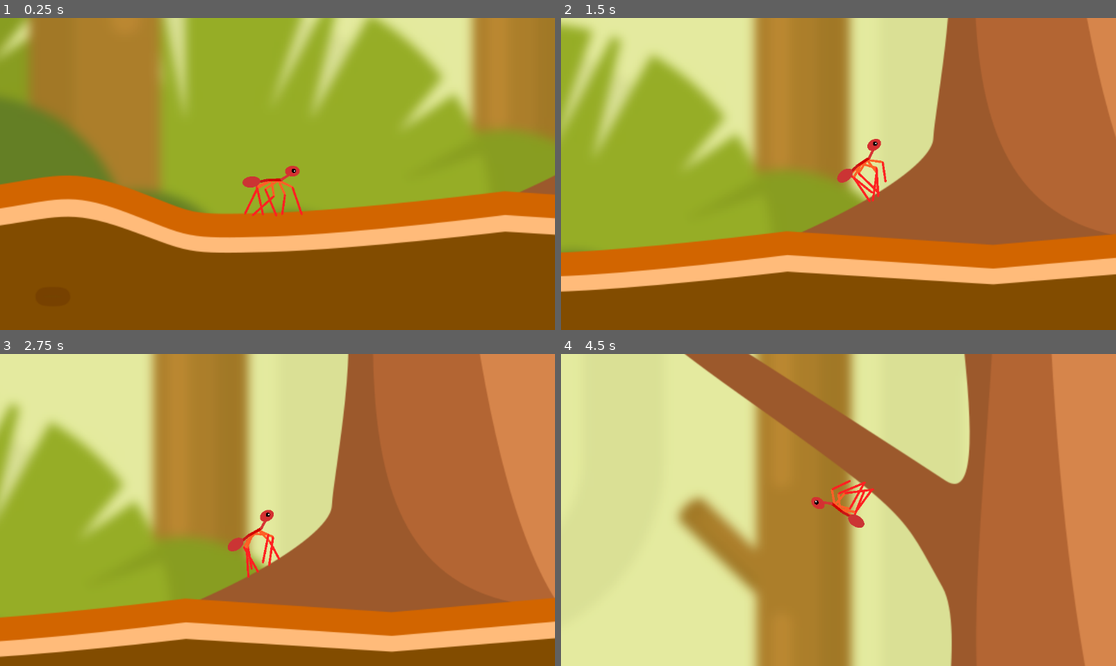
Above: before the commit, frames 1-4 (two rows, left to right).
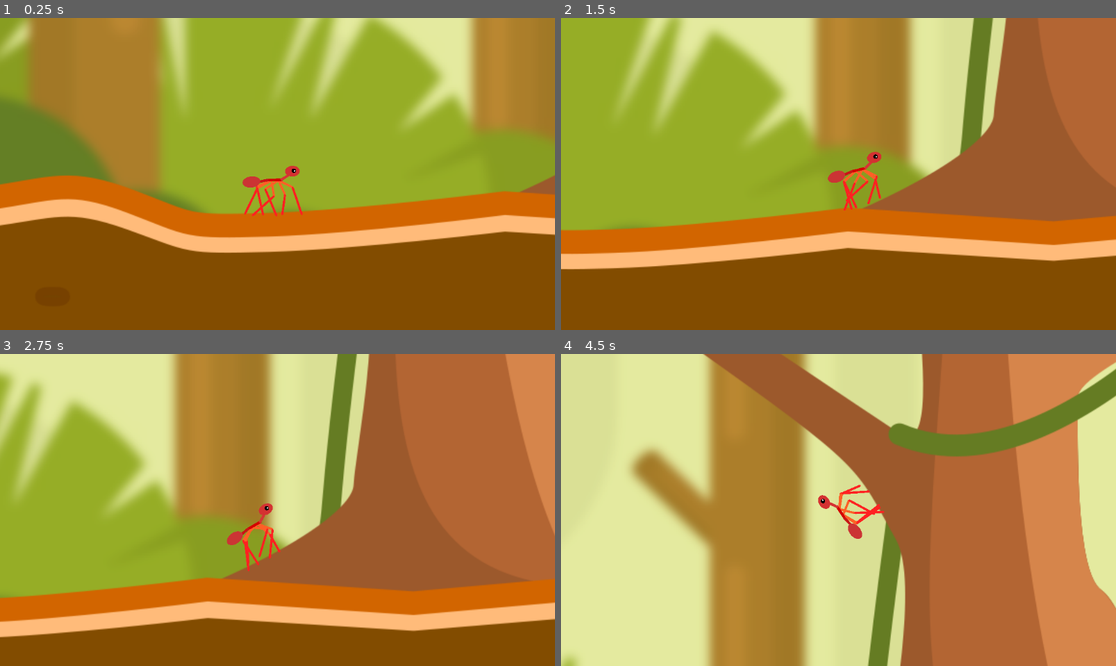
Above: after the commit, the same moments.

Repository: haseebzeeshan2010/Ant_Worlds
Game: Godot game, scene res://ant_scene.tscn
The game is run twice, just before and just after one commit, with the same random seed, the same clock (stepped at 60 frames per second) and the same inputs.
Inputs:
- Up to frame 1 (0.25 s): no input
- Up to frame 2 (1.5 s): tap Enter (ui_accept) at 0.5, 0.77 s; hold Right (ui_right) from 0.53 s (still down)
- Up to frame 3 (2.75 s): tap Enter (ui_accept) at 1.52 s; release Right (ui_right) at 2.03 s; hold Left (ui_left) from 2.03 s (still down)
- Up to frame 4 (4.5 s): release Left (ui_left) at 2.78 s; hold Right (ui_right) 2.78-4.28 s; tap Enter (ui_accept) at 3.02, 3.77 s; hold Left (ui_left) from 4.28 s (still down)

The runs differ from the first frame. In frame 1, less than 0.1% of the frame differs, in the area x 43-55%, y 48-64%; in frame 2, 47%, in the area x 0-100%, y 0-88%; in frame 3, 38%; in frame 4, 41%.

Commit message:
Alter physics properties and balance forces

Diff:
--- a/RigidBody2D.gd
+++ b/RigidBody2D.gd
@@ -1,7 +1,7 @@
 extends RigidBody2D
 
 var dir = true
-@export var max_speed = 400.0
+@export var max_speed = 300.0
 
 
 # Called when the node enters the scene tree for the first time.
@@ -12,21 +12,21 @@
 # Called every frame. 'delta' is the elapsed time since the previous frame.
 func _physics_process(delta):
 	if len(%Floor.get_overlapping_bodies()) >1:
-		apply_central_force(global_transform.y*500)
+		apply_central_force(global_transform.y*800)
 
 		var direction = Input.get_axis("ui_left", "ui_right")
 		if direction == 1:
-			apply_central_force(global_transform.x*400)
+			apply_central_force(global_transform.x*350)
 			#%RayCast2D.set_target_position(Vector2(85.845,150))
 			dir = true
 
 		elif direction == -1:
-			apply_central_force(global_transform.x*-400)
+			apply_central_force(global_transform.x*-350)
 			#%RayCast2D.set_target_position(Vector2(-85.845,150))
 			dir = false
 	else:
 		#apply_central_force(Vector2(0,700))
-		rotation = lerp_angle(rotation,rotation*0, delta)
+		rotation = lerp_angle(rotation,rotation*0, delta*10)
 	#else:
 		#%RayCast2D.set_target_position(Vector2(-20,100))
 	#print(sqrt(get_linear_velocity().x**2 + get_linear_velocity().y**2)/35)
--- a/ant_scene.tscn
+++ b/ant_scene.tscn
@@ -17,7 +17,7 @@
 height = 100.0
 
 [sub_resource type="RectangleShape2D" id="RectangleShape2D_nd6fw"]
-size = Vector2(72, 8)
+size = Vector2(72, 9)
 
 [sub_resource type="BoxMesh" id="BoxMesh_k8a5e"]
 size = Vector3(2000, 100, 1)
@@ -34,7 +34,7 @@
 physics_material_override = SubResource("PhysicsMaterial_ja04s")
 gravity_scale = 0.7
 center_of_mass_mode = 1
-center_of_mass = Vector2(0, 5.05)
+center_of_mass = Vector2(-8.2, -4.9)
 linear_damp = 1.0
 script = ExtResource("1_f74ot")
 
@@ -59,7 +59,7 @@
 position = Vector2(0, 37)
 
 [node name="CollisionShape2D" type="CollisionShape2D" parent="Player/Floor"]
-position = Vector2(-7, -5)
+position = Vector2(-7, -4.5)
 shape = SubResource("RectangleShape2D_nd6fw")
 
 [node name="StaticBody2D" type="StaticBody2D" parent="."]
@@ -111,4 +111,16 @@
 region_rect = Rect2(80.7925, 72.9215, 8270.94, 1841.78)
 
 [node name="CollisionPolygon2D" type="CollisionPolygon2D" parent="StaticBody2D3"]
-polygon = PackedVector2Array(-1436, 533, -1425, 535, -1412,  …(309 unchanged characters)… 04, -473, 505, -462, 502, -439, 492, -401, 472, -366, 448, -352, 439, -341, 426, -333, 415, -329, 375, -323, 332, -317, 282, -314, 235, -318, 199, -324, 182, -348, 138, -364, 115, -391, 88, -424, 61, -503, 3, -529, -15, -596, -64, -637, -97, -660, -118, -678, -137, -694, -155, -699, -170, -691, -169, -323, 69, -245, 242, -225, 613, -1441, 617)
+polygon = PackedVector2Array(-1436, 533, -1425, 535, -1412,  …(309 unchanged characters)… 04, -473, 505, -462, 502, -439, 492, -402, 471, -366, 448, -352, 437, -336, 419, -330, 398, -326, 366, -323, 332, -317, 282, -314, 235, -318, 199, -324, 182, -348, 138, -364, 115, -391, 88, -424, 61, -503, 3, -529, -15, -596, -64, -638, -95, -663, -114, -684, -131, -705, -153, -708, -161, -707, -167, -703, -172, -695, -174, -686, -171, -323, 68, -245, 242, -225, 613, -1441, 617)
+
+[node name="CollisionPolygon2D2" type="CollisionPolygon2D" parent="StaticBody2D3"]
+polygon = PackedVector2Array(-31, -52, -15, -66, 15, -97, 55, -144, 80, -174, 134, -188, 165, -197, 202, -216, 97, -159, 82, -141, 14, -63, -62, 6, -95, 31, -122, 48, -162, 70, -193, 82, -222, 91, -246, 93, -274, 94, -298, 90, -322, 82, -332, 76, -330, 66, -366, 42, -308, 64, -288, 70, -249, 72, -215, 66, -149, 40, -116, 21, -79, -4, -53, -29)
+
+[node name="CollisionPolygon2D3" type="CollisionPolygon2D" parent="StaticBody2D3"]
+polygon = PackedVector2Array(97, -162, 174, -202, 327, -278, 379, -304, 394, -309, 407, -311, 413, -309, 414, -304, 412, -297, 409, -292, 409, -287, 404, -279, 395, -267, 372, -248, 338, -225, 317, -212, 290, -198, 244, -173, 137, -120, 93, -100, 24.3676, -67.3996, -49, -19)
+
+[node name="CollisionPolygon2D4" type="CollisionPolygon2D" parent="StaticBody2D3"]
+polygon = PackedVector2Array(-80, 20, -106, 41, -118, 51, -123, 57, -128, 64, -132, 72, -136, 84, -135, 96, -133, 169, -127, 200, -122, 218, -117, 228, -112, 232, -104, 241, -77, 288, -38, 373, -30, 394, -25, 416, -21, 434, -16, 457, -10, 466, -3, 474, 7, 482, 17, 487, 28, 493, 44, 499, -60, 493, -186, 90, -126, 50)
+
+[node name="CollisionPolygon2D5" type="CollisionPolygon2D" parent="StaticBody2D3"]
+polygon = PackedVector2Array(39, 499, 60, 500, 108, 502, 119, 503, 131, 506, 172, 518, 234, 535, 332, 561, 390, 575, 415, 580, 425, 580, 451, 578, 491, 575, 608, 564, 702, 554, 740, 553, 729, 659, 15, 633)
Binary file changed: ant_scene.png
